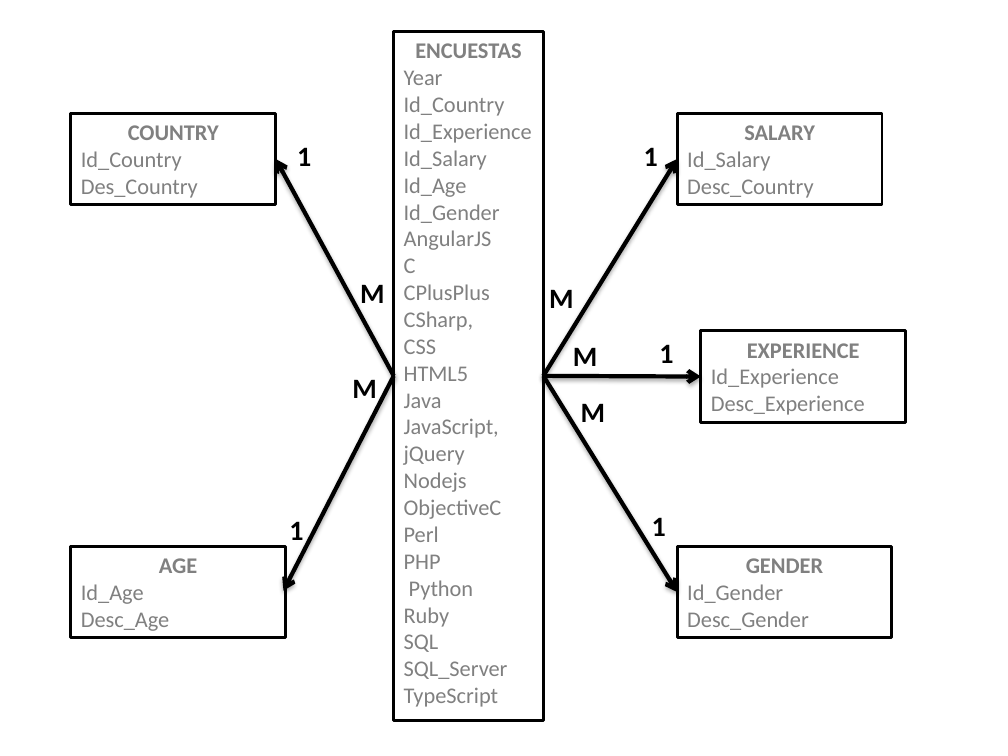
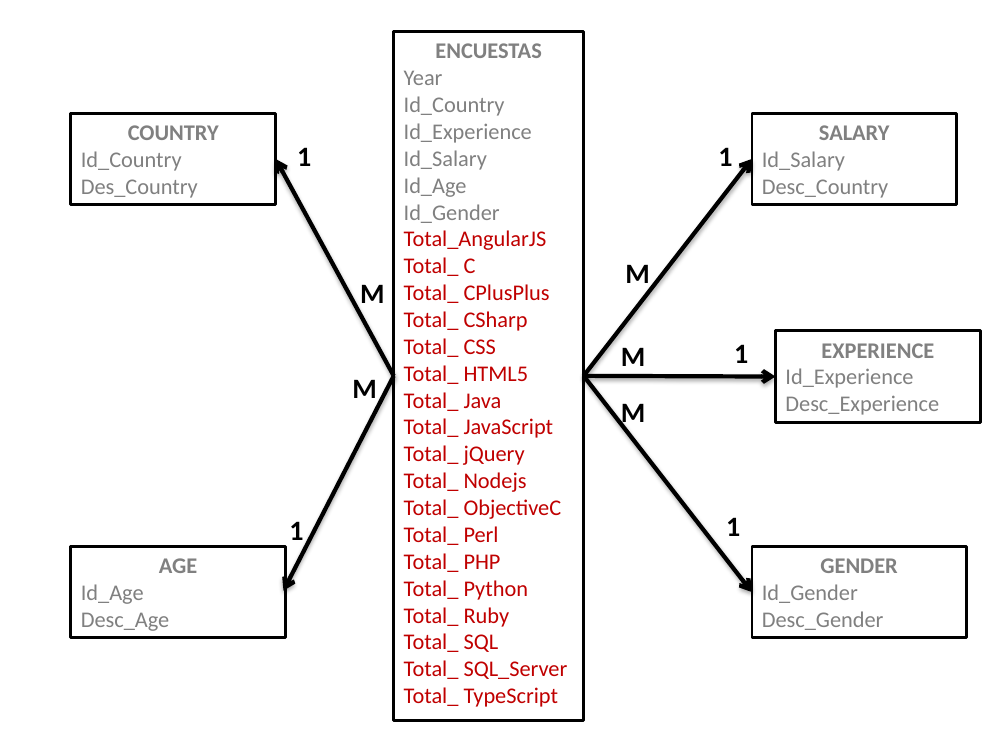
Before and after one commit to efvillar/Trabajo_Final_Bases_Datos, a slide deck: slide 1 of img/Notacion.pptx. Drawn at 1008x756 pixels with LibreOffice and Linux fonts; fonts in the diff are those of the drawing. Boxes give left, top, right and bottom in pixels: in the first picture for what was removed or moved away, otherwise in the second. Text is boxed around its words. In the diff, an @@ line names an element or a change of style, - is before the commit and + after.

```diff
--- a/img/Notacion.pptx
+++ b/img/Notacion.pptx
@@ rectangle "ENCUESTAS": place and size @@
-rectangle "ENCUESTAS" at <box>394,31,543,720</box>
+rectangle "ENCUESTAS" at <box>394,31,584,720</box>
@@ arrow moved from (543, 376) - (677, 159) to (584, 376) - (752, 159) @@
@@ text in rectangle at <box>404,230,568,707</box>: text changed; text colour #808080 to #C00000 @@
-AngularJS
-C
-CPlusPlus
-CSharp,
-CSS
-HTML5
-Java
-JavaScript,
-jQuery
-Nodejs
-ObjectiveC
-Perl
-PHP
-Python
-Ruby
-SQL
-SQL_Server
-TypeScript
+Total_AngularJS
+Total_ C
+Total_ CPlusPlus
+Total_ CSharp
+Total_ CSS
+Total_ HTML5
+Total_ Java
+Total_ JavaScript
+Total_ jQuery
+Total_ Nodejs
+Total_ ObjectiveC
+Total_ Perl
+Total_ PHP
+Total_ Python
+Total_ Ruby
+Total_ SQL
+Total_ SQL_Server
+Total_ TypeScript
@@ text "M" rewrapped from <box>549,289,573,308</box> to <box>625,264,649,290</box> @@
@@ text "M": place and size @@
-text "M" at <box>573,347,597,366</box>
+text "M" at <box>621,347,645,366</box>
@@ 3 rectangles, 3 texts: place and size @@
-3 rectangles, 3 texts at <box>644,113,905,638</box>
+3 rectangles, 3 texts at <box>718,113,980,638</box>
@@ arrow moved from (543, 376) - (677, 592) to (584, 376) - (752, 592) @@
@@ arrow moved from (543, 376) - (701, 377) to (584, 376) - (775, 377) @@
@@ text "M" rewrapped from <box>581,403,605,422</box> to <box>621,403,645,428</box> @@
```
Also in this commit, not shown: 1 other slide changed, 4 other files.
